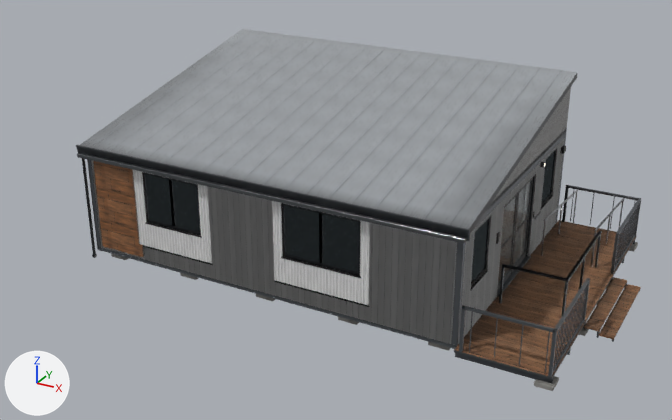
A saved change to the glTF model glb/Studio30_Production.glb.
One viewpoint serves both versions: a 50 mm lens placed at (9.84, -17.77, 9.81), pointed at (0.52, -0.83, 1.34). The axes (+X, +Y, +Z) are drawn at lower left. The lights are the same throughout. The older version comes first. Where no turn or scale is listed for an object, it has been applied to the vertices. Vertices at exactly the same position are counted once.

Objects in the first picture: 'AccessibilityRetirement', 'BaseFrame', 'EntryDoor', 'ExteriorPanelsPremium', 'RoofSlopingUpgrade', 'TerraceDeck', 'TopFrame', 'WindowsLargeUpgrade', 'WindowsStandard' and 3 more.
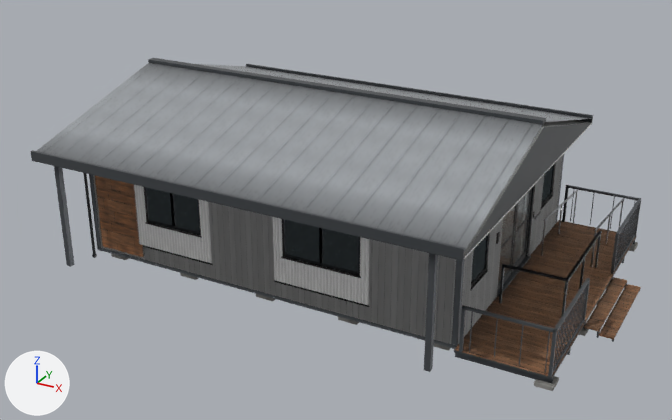
Where the change shows, as pixel boxes [x1, y1, x2, y2] in the pictures (672 x 420 px):
'RoofSlopingUpgrade', reshaped (12% wider, 37% taller)
    before: [76, 29, 577, 258]
    after: [31, 58, 593, 372]
part 1 of me_roofslopingupgrade_mesh, rebuilt
    before: [78, 29, 577, 237]
    after: [464, 120, 592, 259]
part 2 of me_roofslopingupgrade_mesh, rebuilt
    before: [487, 87, 571, 210]
    after: [37, 62, 591, 251]
part 3 of me_roofslopingupgrade_mesh, added
    after: [246, 64, 593, 125]
part 4 of me_roofslopingupgrade_mesh, added
    after: [31, 150, 465, 261]
part 5 of me_roofslopingupgrade_mesh, added
    after: [148, 58, 546, 124]
part 6 of me_roofslopingupgrade_mesh, added
    after: [54, 166, 75, 267]
part 7 of me_roofslopingupgrade_mesh, added
    after: [424, 253, 438, 372]
part 8 of me_roofslopingupgrade_mesh, deleted
    before: [77, 153, 467, 244]
part 9 of me_roofslopingupgrade_mesh, deleted
    before: [76, 145, 470, 241]

The change, as a diff of the scene's bpy script:
```diff
--- a/glb/Studio30_Production.glb.py
+++ b/glb/Studio30_Production.glb.py
@@ me_roofslopingupgrade_mesh @@
 # used by ob_roofslopingupgrade; location = (0.0, 0.0, 0.0)
-me_roofslopingupgrade_mesh.from_pydata(...)  # 1478 vertices, 2652 faces; spans x -4.65..4.65, y -3.47..3.27, z 0.02..4.11
-me_roofslopingupgrade_mesh.materials.append(mat_materialexteriorstandard)
+me_roofslopingupgrade_mesh.from_pydata(...)  # 1502 vertices, 2906 faces; spans x -4.95..4.95, y -4.45..3.85, z 0.02..4.03
+# me_roofslopingupgrade_mesh part 1: the loose piece of 748 vertices spanning x -4.62..4.62, y -3.41..3.26, z 2.65..4.11 is rebuilt with 1006 vertices and now spans x -4.95..4.95, y -4.42..3.82, z 2.74..3.87
+# me_roofslopingupgrade_mesh part 2: the loose piece of 376 vertices spanning x -4.5..4.5, y -3.27..3.27, z 2.65..3.96 is rebuilt with 90 vertices and now spans x -4.95..4.95, y -4.42..3.82, z 2.87..3.97, in mat_materialroofsloping
+# me_roofslopingupgrade_mesh part 3: a new loose piece of 92 vertices spanning x -4.95..4.95, y 3.79..3.85, z 2.73..2.95, in mat_materialdetailfascia
+# me_roofslopingupgrade_mesh part 4: a new loose piece of 92 vertices spanning x -4.95..4.95, y -4.45..-4.39, z 2.73..2.95, in mat_materialdetailfascia
+# me_roofslopingupgrade_mesh part 5: a new loose piece of 92 vertices spanning x -4.95..4.95, y -0.4..-0.2, z 3.96..4.03, in mat_materialdetailfascia
+# me_roofslopingupgrade_mesh part 6: a new loose piece of 28 vertices spanning x -4.41..-4.29, y -4.36..-4.24, z 0.3..2.77, in mat_materialframesteel
+# me_roofslopingupgrade_mesh part 7: a new loose piece of 28 vertices spanning x 4.29..4.41, y -4.36..-4.24, z 0.3..2.77, in mat_materialframesteel
+# me_roofslopingupgrade_mesh part 8: the loose piece of 192 vertices spanning x -4.6..4.6, y -3.47..-3.37, z 2.55..2.64 is deleted
+# me_roofslopingupgrade_mesh part 9: the loose piece of 88 vertices spanning x -4.65..4.65, y -3.42..-3.34, z 2.58..2.82 is deleted
 me_roofslopingupgrade_mesh.materials.append(mat_materialdetailfascia)
 me_roofslopingupgrade_mesh.materials.append(mat_materialroofsloping)
+me_roofslopingupgrade_mesh.materials.append(mat_materialinteriortrim)
+me_roofslopingupgrade_mesh.materials.append(mat_materialframesteel)
```
